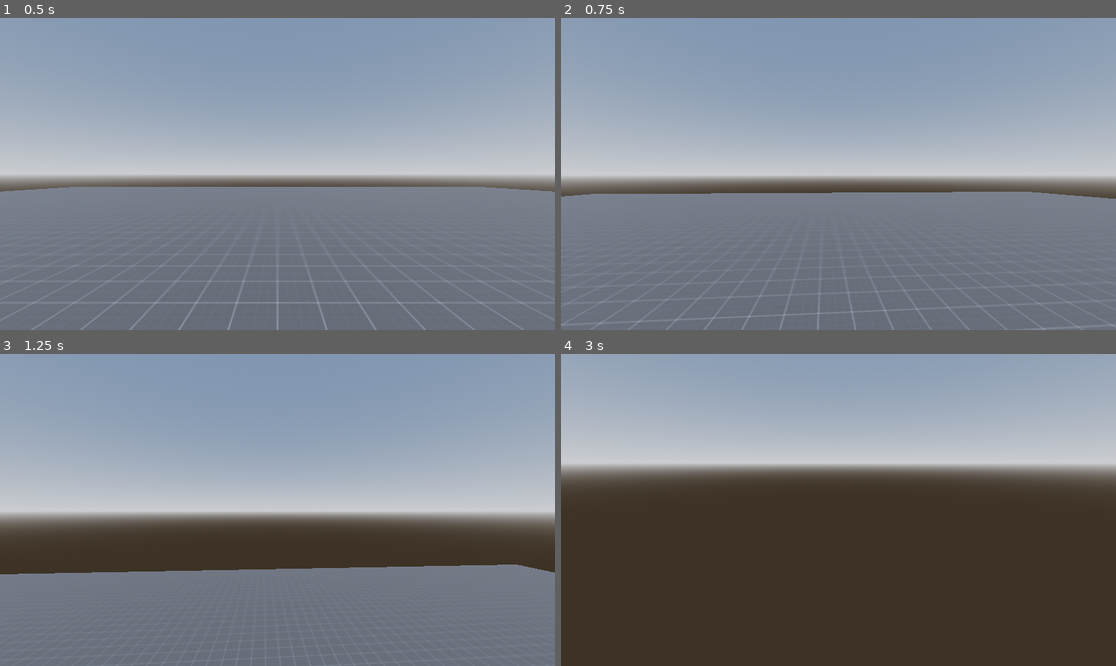
Above: before the commit, frames 1-4 (two rows, left to right).
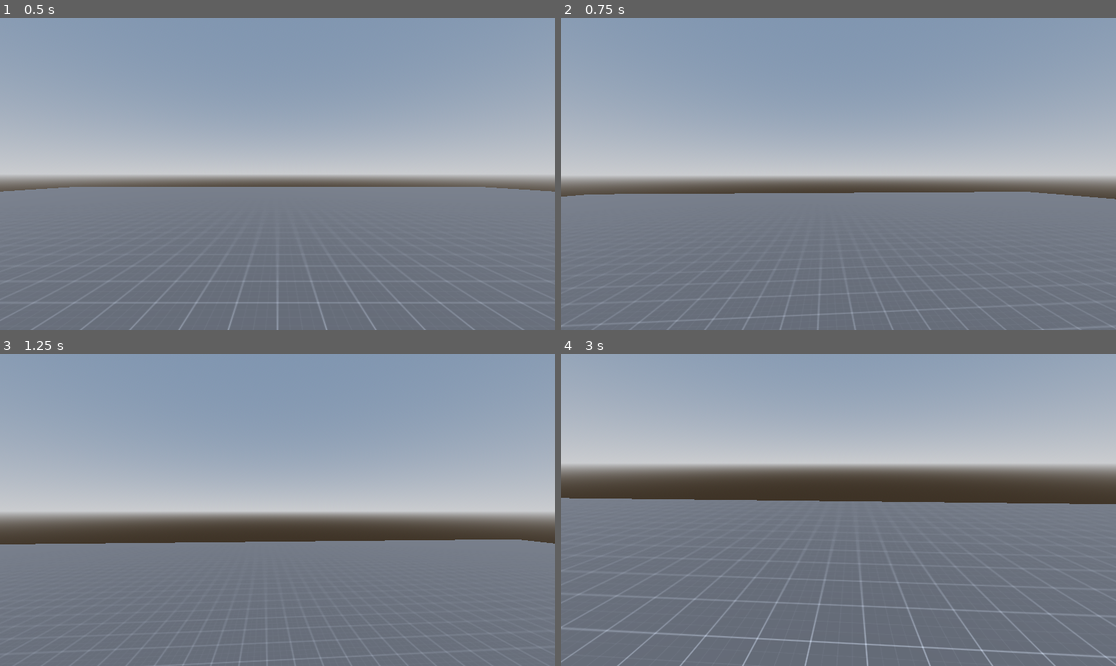
Above: after the commit, the same moments.

Repository: Supergames207/Attraction
Game: Godot game, scene res://scenes/main.tscn
Same seed, same stepped clock (60 frames per second), same inputs: the game is played once before the commit and once after it.
Inputs (mouse positions are in pixels of both pictures, inside the frame that each line leads up to):
- Up to frame 1 (0.5 s): no input
- Up to frame 2 (0.75 s): tap Enter at 0.5 s; move the mouse to (866, 174) at 0.52 s; hold W (forward) from 0.53 s (still down); tap Space (jump) at 0.6 s
- Up to frame 3 (1.25 s): keep holding W (forward); tap Space (jump) at 0.77, 1.07 s
- Up to frame 4 (3 s): move the mouse to (810, 510) at 1.27 s; tap Tab (Tab) at 1.35, 2.85 s; tap Space (jump) at 1.52, 1.55, 1.82, 2.1 s; move the mouse to (894, 441) at 2.02 s; release W (forward) at 2.03 s; hold D (right) 2.03-2.78 s; move the mouse to (810, 572) at 2.77 s; hold W (forward) from 2.78 s (still down)

Frame 1 is identical in both runs. In frame 2, 0.2% of the frame differs, in the area x 0-100%, y 55-100%; in frame 3, 8.9%; in frame 4, 53%, in the area x 0-100%, y 46-100%.

Commit message:
On_floor

Diff:
--- a/prefabs/player/Player.gd
+++ b/prefabs/player/Player.gd
@@ -27,7 +27,8 @@
 
 	velocity += SPEED * delta * rotated_direction
 	velocity *= Vector3(DRAG, 1, DRAG)
-	velocity.y += -GRAVITY*delta
-	if Input.is_action_just_pressed("jump"):
+	if not is_on_floor():
+		velocity.y += -GRAVITY*delta
+	if Input.is_action_just_pressed("jump") and is_on_floor():
 		velocity.y += JUMP_POWER
 	move_and_slide()
